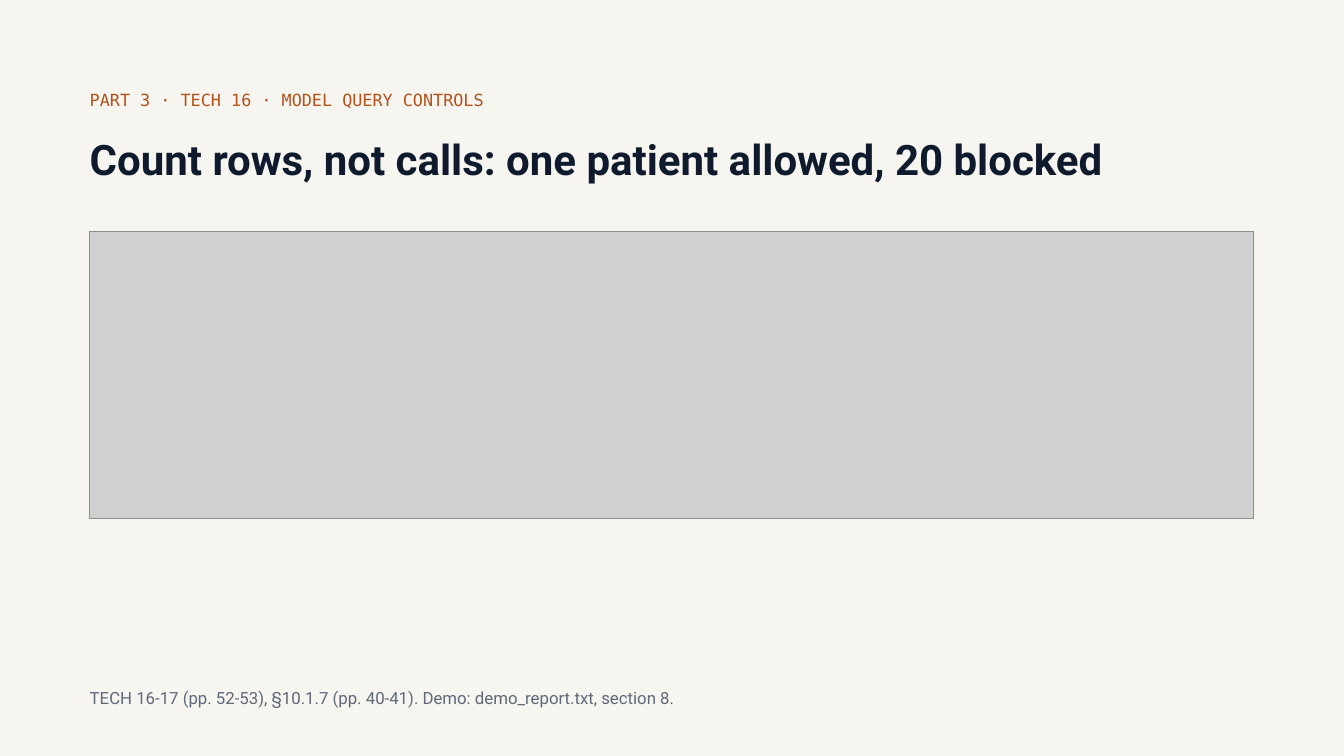
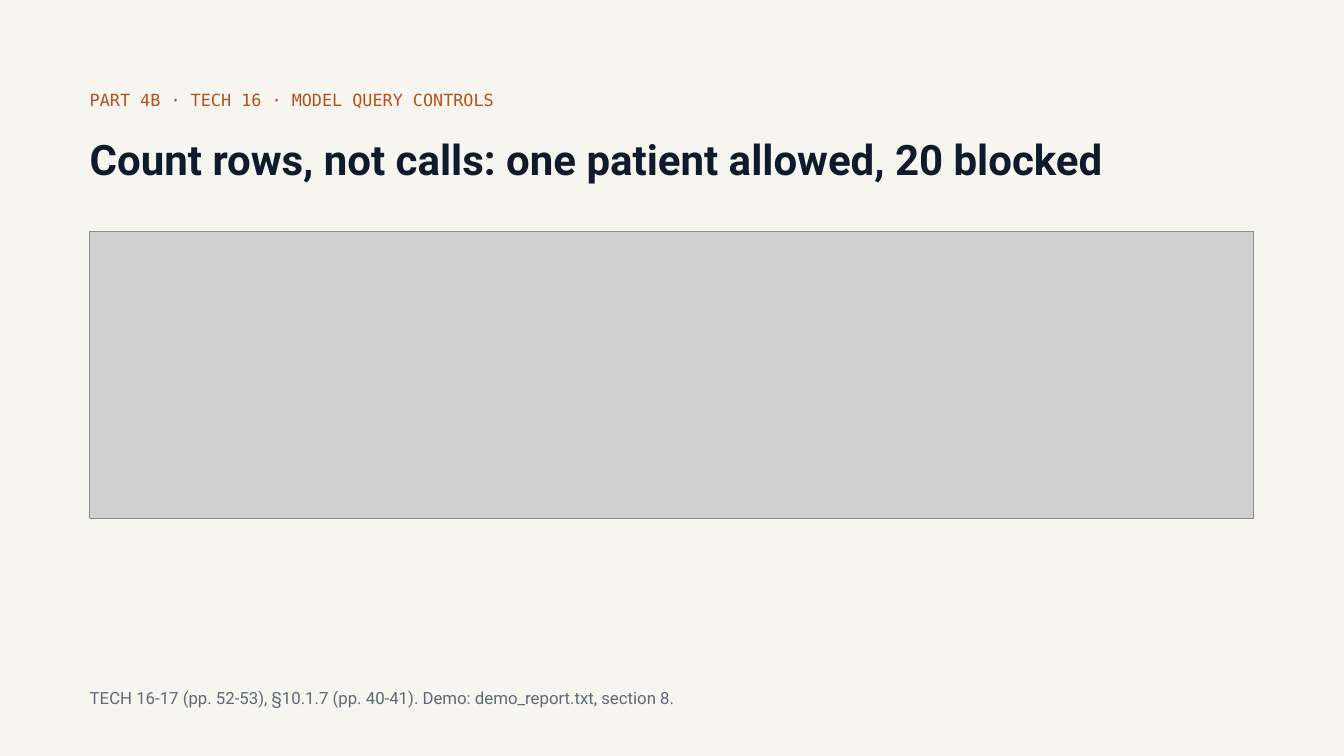
Before and after one commit to olonok69/graimatter_ML, a slide deck: slide 44 of docs/Adversarial_ML.pptx (slide 32 before the commit). Drawn at 1344x756 pixels with LibreOffice and Linux fonts; fonts in the diff are those of the drawing; grey boxes stand for pictures. Boxes give left, top, right and bottom in pixels: in the first picture for what was removed or moved away, otherwise in the second. Text is boxed around its words. In the diff, an @@ line names an element or a change of style, - is before the commit and + after.

Commit message:
Reorganise deck and guides for the video series
The deck grows to 53 slides with new slides for the NIST classes (part 4a
and 4b). The technical guide and presenter guide follow the four parts of
the series; Appendix B moves into Part 4 (sections 12-22) and a new
Appendix A maps guide, slides, videos and demos. Section references in the
README and the demo guides follow the new numbering.

```diff
--- a/docs/Adversarial_ML.pptx
+++ b/docs/Adversarial_ML.pptx
@@ text at bbox=[90, 93, 494, 108]: text changed @@
-PART 3 · TECH 16 · MODEL QUERY CONTROLS
+PART 4B · TECH 16 · MODEL QUERY CONTROLS
```
Also in this commit, not shown: 15 other slides changed, 12 slides added, 8 other files.
